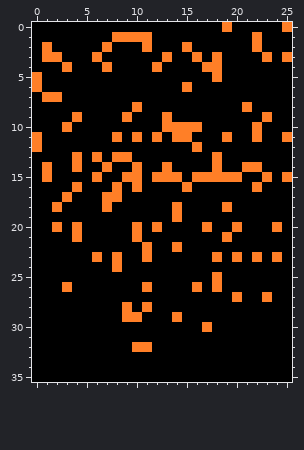
Edited in one commit: pixel-art sprite (sprites/flame.png). This is how it looked before the edit.
The file is 26x36 pixels.
The result:
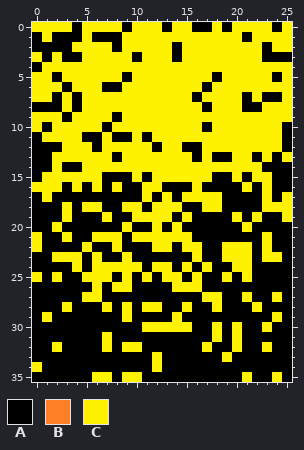
Palette (. is transparent): A #000000  B #ff7f27  C #fff200
From old to new:
y 0: x 0..3 AAAA -> CCCC; x 5..8 AAAA -> CCCC; x 10..12 AAA -> CCC; x 14..15 AA -> CC; x 18..23 ABAAAA -> CACCCC; x 25 B -> C
y 1: x 1 A -> C; x 5 A -> C; x 8..20 BBBBAAAAAAAAA -> ACCCCCCCCCCCC; x 22..25 BAAA -> CCCC
y 2: x 1 B -> A; x 4..7 AAAB -> CCCC; x 9..13 AABAA -> CCCCC; x 15..22 BAAAAAAB -> CCCCCCCC; x 24..25 AA -> CC
y 3: x 0..2 ABB -> CAC; x 5..9 ABAAA -> CCCCC; x 11..13 AAB -> CCC; x 15..23 ABABAAAAB -> CCCCCCCCA; x 25 B -> A
y 4: x 1..25 AABAAABAAAABAAAABBAAAAAAA -> CCCCCCCCCCCCCCCCCCCCCCCCC
y 5: x 0..1 BA -> CC; x 3..8 AAAAAA -> CCCCCC; x 10..23 AAAAAAAABAAAAA -> CCCCCCCCACCCCC; x 25 A -> C
y 6: x 0..2 BAA -> CCC; x 4..6 AAA -> CCC; x 9..16 AAAAAABA -> CCCCCCCC; x 18..25 AAAAAAAA -> CCCCCCCC
y 7: x 0..3 ABBA -> CCAC; x 5..15 AAAAAAAAAAA -> CCCCCCCCCCC; x 17..20 AAAA -> CCCC; x 22 A -> C; x 25 A -> C
y 8: x 3 A -> C; x 5..16 AAAAABAAAAAA -> CCCCCCCCCCCC; x 18..21 AAAB -> CCCA; x 23..25 AAA -> CCC
y 9: x 0..2 AAA -> CCC; x 4..7 BAAA -> CCCC; x 9..25 BAAABAAAAAAAAABAA -> CCCCCCCCCCCCCCCCC
y 10: x 0 A -> C; x 2..6 ABAAA -> CCCCC; x 8..16 AAAAABBBB -> CCCCCCCCC; x 18..24 AAAABAA -> CCCCCCC
y 11: x 0..4 BAAAA -> ACCCC; x 7..8 AB -> CA; x 10 B -> C; x 12..25 BABBAAABAABAAB -> CCCCCCCCCCCCCA
y 12: x 0 B -> A; x 3..5 AAA -> CCC; x 7..11 AAAAA -> CCCCC; x 13..14 AA -> CC; x 16..24 BAAAAAAAA -> ACCCCCCCC
y 13: x 2..15 AABABABBAAAAAA -> CCCCCCACCCCCCC; x 17..18 AB -> CA; x 20..21 AA -> CC; x 23 A -> C; x 25 A -> C
y 14: x 1..2 BA -> AC; x 4..22 BAABAABAABAAAABAABB -> ACCCCCCCCCCCCCCCCCC
y 15: x 1..6 BAAAAB -> CCCCCC; x 9..10 BB -> AC; x 12..20 BBBABBBBB -> CCCCCCAAC; x 22..23 AB -> CC; x 25 B -> A
y 16: x 0..2 AAA -> CCC; x 4 B -> C; x 6 A -> C; x 8 B -> C; x 10..12 BAA -> ACC; x 15..16 BA -> AC; x 21..23 ABA -> CAC
y 17: x 1 A -> C; x 3 B -> A; x 7..8 BB -> AA; x 11 A -> C; x 13 A -> C; x 15..18 AAAA -> CCCC; x 23 A -> C; x 25 A -> C
y 18: x 2..3 BA -> AC; x 5..7 AAB -> CCA; x 9..10 AA -> CC; x 12..14 AAB -> CCC; x 17..19 AAB -> CCA; x 23..25 AAA -> CCC
y 19: x 3 A -> C; x 7 A -> C; x 10..15 AAAABA -> CCCCAC; x 20 A -> C; x 22 A -> C; x 25 A -> C
y 20: x 2 B -> C; x 4 B -> A; x 9..10 AB -> CA; x 12 B -> C; x 14 A -> C; x 17 B -> A; x 20..21 BA -> AC; x 24 B -> A
y 21: x 0 A -> C; x 3..4 AB -> CA; x 6..8 AAA -> CCC; x 10..15 BAAAAA -> CCCCCC; x 19 B -> A; x 23 A -> C
y 22: x 0 A -> C; x 5 A -> C; x 8 A -> C; x 11..16 BAABAA -> ACCACC; x 19..21 AAA -> CCC; x 23 A -> C
y 23: x 2..4 AAA -> CCC; x 6 B -> C; x 8..9 BA -> AC; x 11 B -> A; x 16 A -> C; x 18..24 BABABAB -> ACCCACC
y 24: x 4 A -> C; x 6..10 AABAA -> CCCCC; x 12..13 AA -> CC; x 15 A -> C; x 17 A -> C; x 20..21 AA -> CC
y 25: x 0 A -> C; x 2 A -> C; x 5..7 AAA -> CCC; x 9 A -> C; x 11 A -> C; x 13..14 AA -> CC; x 16 A -> C; x 18..19 BA -> AC; x 21 A -> C
y 26: x 3 B -> A; x 6 A -> C; x 8..9 AA -> CC; x 11 B -> A; x 14..16 AAB -> CCC; x 18 B -> A
y 27: x 5..6 AA -> CC; x 17..18 AA -> CC; x 20..21 BA -> AC; x 23..24 BA -> AC
y 28: x 3 A -> C; x 7 A -> C; x 9 B -> C; x 11..12 BA -> CC; x 15 A -> C; x 18 A -> C; x 22 A -> C
y 29: x 1 A -> C; x 9..10 BB -> CA; x 14 B -> C; x 24 A -> C
y 30: x 11..15 AAAAA -> CCCCC; x 17..18 BA -> AC; x 20 A -> C; x 23 A -> C
y 31: x 7 A -> C; x 18 A -> C; x 20 A -> C
y 32: x 2 A -> C; x 7 A -> C; x 9..11 ABB -> CCA; x 17 A -> C; x 20 A -> C; x 23 A -> C
y 33: x 12 A -> C; x 19 A -> C
y 34: x 0 A -> C; x 12 A -> C
y 35: x 6..7 AA -> CC; x 9..10 AA -> CC; x 21 A -> C; x 24 A -> C
Pixel boxes of the changes (left, top, right, bottom) in both pictures:
changed: (32, 22, 292, 382)
